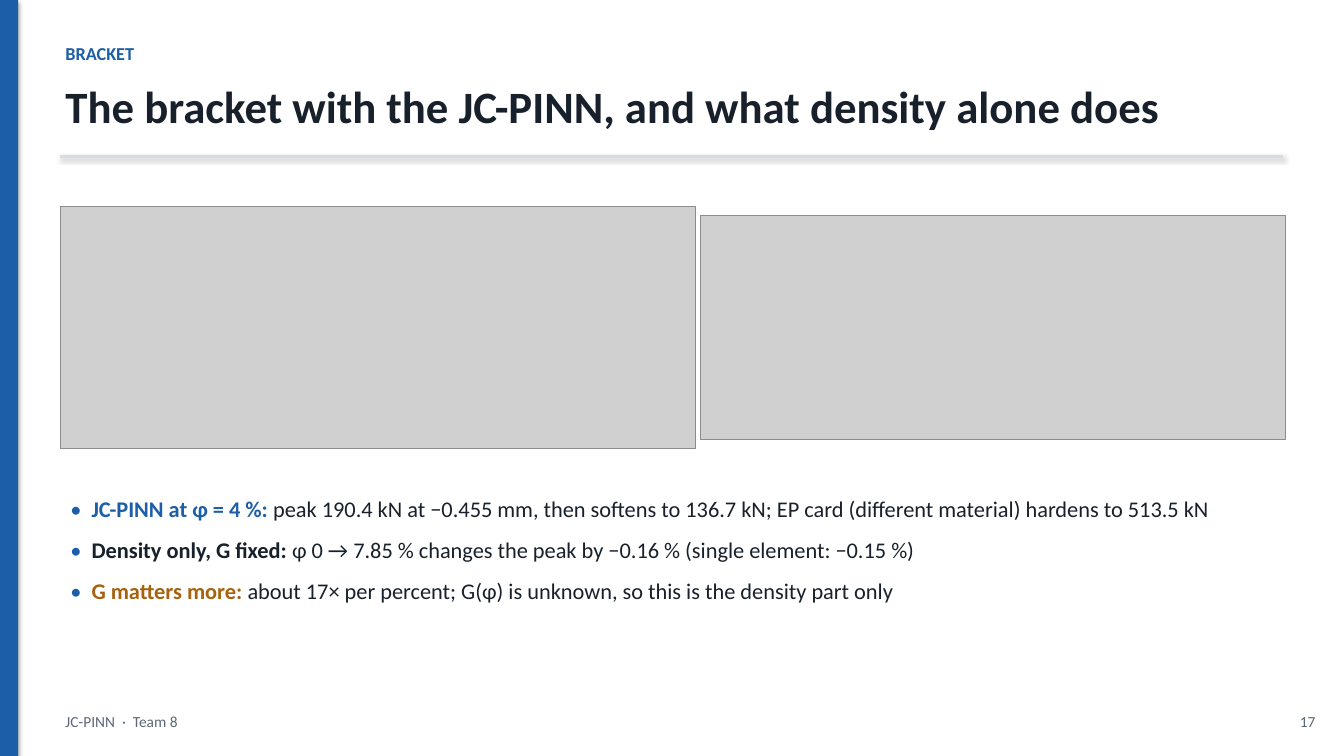
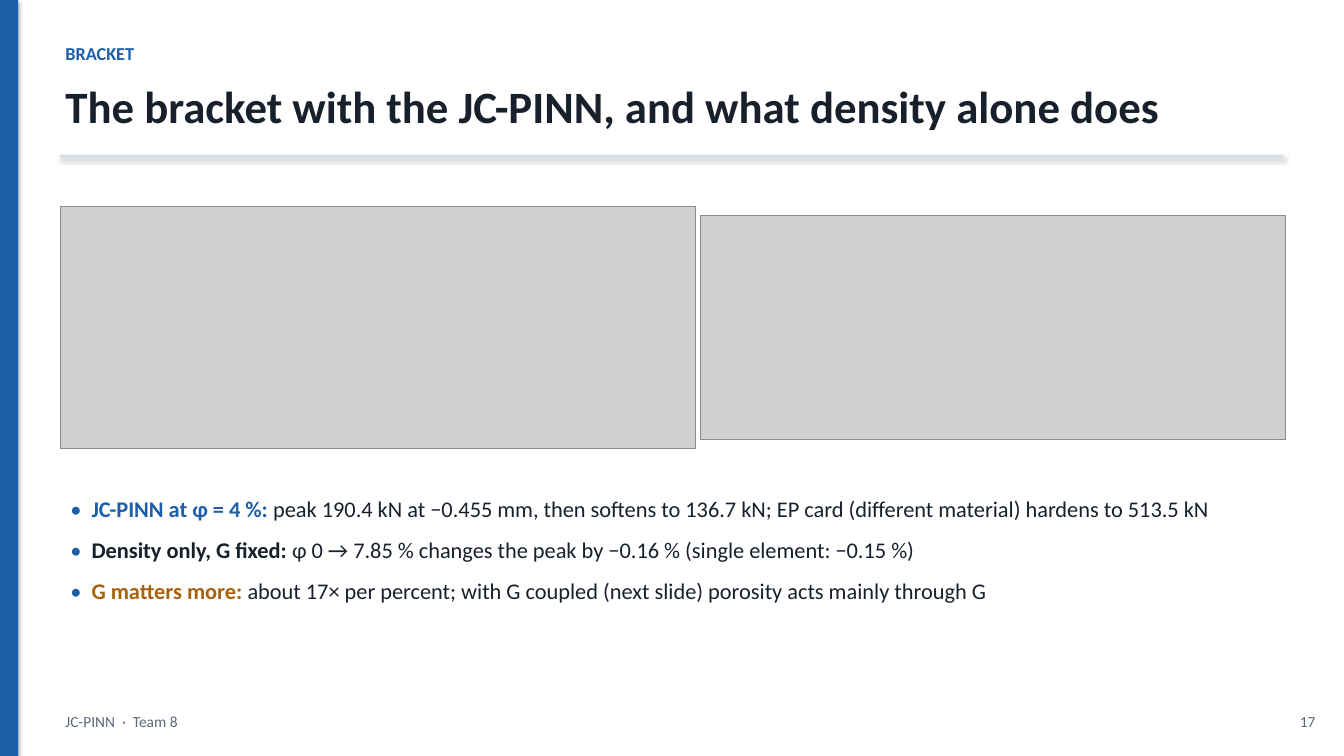
Before and after one commit to SaravananRamar06/MMM-ML, a slide deck: slide 17 of presentation/JC-PINN.pptx. Drawn at 1344x756 pixels with LibreOffice and Linux fonts; fonts in the diff are those of the drawing; grey boxes stand for pictures. Boxes give left, top, right and bottom in pixels: in the first picture for what was removed or moved away, otherwise in the second. Text is boxed around its words. In the diff, an @@ line names an element or a change of style, - is before the commit and + after.

```diff
--- a/presentation/JC-PINN.pptx
+++ b/presentation/JC-PINN.pptx
@@ text at box(92, 583, 986, 603): text changed @@
-• G matters more: about 17× per percent; G(φ) is unknown, so this is the density part only
+• G matters more: about 17× per percent; with G coupled (next slide) porosity acts mainly through G
```
Also in this commit, not shown: 3 other slides changed, 1 slide added, 3 other files.
